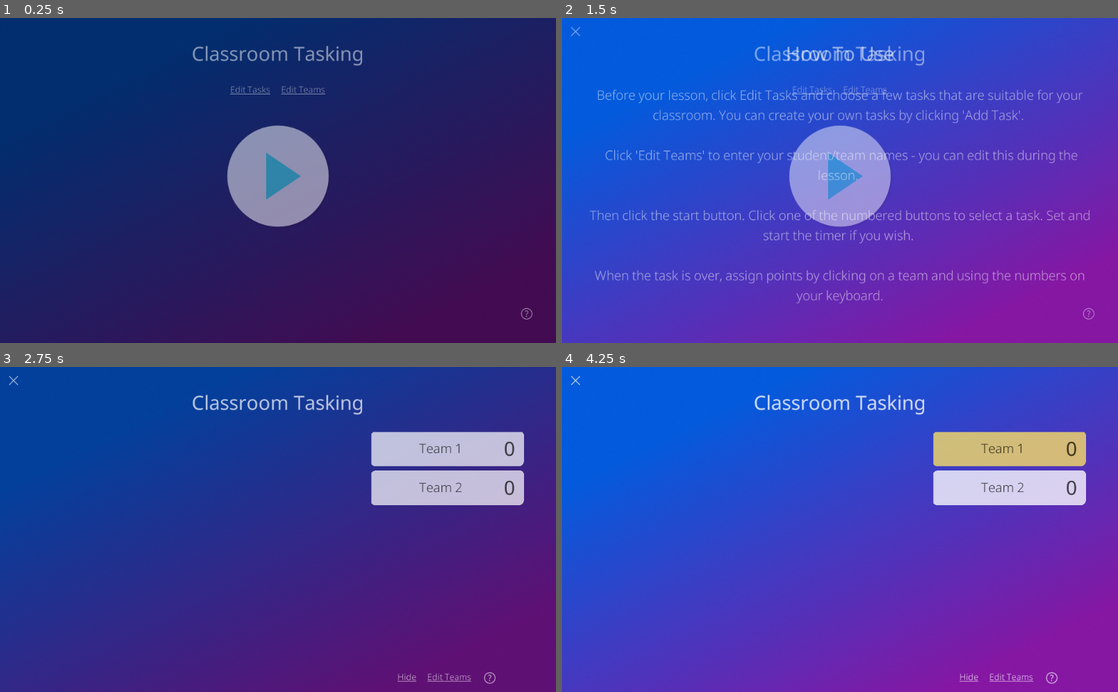
Above: before the commit, frames 1-4 (two rows, left to right).
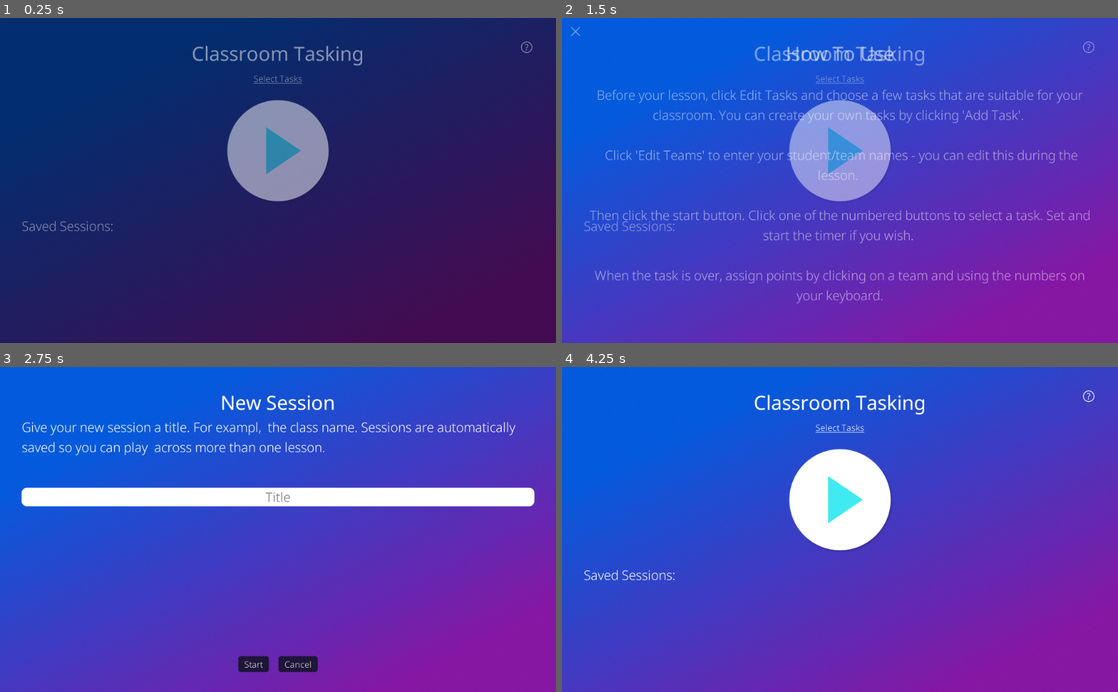
Above: after the commit, the same moments.

Repository: albaileyapps/classroom-tasking
Game: Godot game, scene res://main.tscn
The game is run twice, just before and just after one commit, with the same random seed, the same clock (stepped at 60 frames per second) and the same inputs.
Inputs (mouse positions are in pixels of both pictures, inside the frame that each line leads up to; where the layout moved, square brackets give the same spot in the first picture):
- Up to frame 1 (0.25 s): no input
- Up to frame 2 (1.5 s): click (1090, 47) [1090, 313] at 0.5 s; click (840, 151) [840, 177] at 1.25 s
- Up to frame 3 (2.75 s): click (278, 500) [278, 526] at 2 s
- Up to frame 4 (4.25 s): click (862, 662) at 2.75 s, where only the run after the commit has a clickable "Cancel"; tap Enter at 3.5 s; move the mouse to (1006, 448) at 3.52 s; hold Up (ui_up) from 3.53 s (still down); click (1006, 448) at 3.67 s

The runs differ from the first frame. In frame 1, 4.1% of the frame differs, in the area x 4-96%, y 7-93%; in frame 2, 4.0%; in frame 3, 100%, in the area x 0-100%, y 0-100%; in frame 4, 11%.

Commit message:
Save and Load Sessions Working
Can now save and load sessions. Buttons are added to main menu for each saved session. Cannot yet delete session.

Diff:
--- /dev/null
+++ b/SessionSetup.gd
@@ -0,0 +1,15 @@
+extends "res://scenes/SceneBase.gd"
+
+onready var session_title_line_edit = $CanvasLayer/Control/VBoxContainer/SessionTitleLineEdit
+
+signal start_session(p_title)
+
+
+func _on_StartButton_pressed():
+	var title = session_title_line_edit.text
+	if title.length() > 0:
+		emit_signal("start_session", title)
+
+
+func _on_CancelButton_pressed():
+	fade_out_and_remove(0.0, FADE_DURATION)
--- /dev/null
+++ b/components/SavedSessionListItem.gd
@@ -0,0 +1,23 @@
+extends HBoxContainer
+
+onready var start_session_button  = $StartSessionButton
+signal session_selected(p_id)
+signal session_deleted(p_session_item)
+
+var id: String
+var title: String
+
+# Called when the node enters the scene tree for the first time.
+func _ready():
+	start_session_button.text = title
+
+func setup(p_id, p_title):
+	id = p_id
+	title = p_title
+
+func _on_StartSessionButton_pressed():
+	emit_signal("session_selected", id)
+
+
+func _on_DeleteButton_pressed():
+	emit_signal("session_deleted", self)
--- /dev/null
+++ b/components/SavedSessionListItem.tscn
@@ -0,0 +1,32 @@
+[gd_scene load_steps=5 format=2]
+
+[ext_resource path="res://assets/img/btn-close-pressed.png" type="Texture" id=1]
+[ext_resource path="res://assets/img/btn-close.png" type="Texture" id=2]
+[ext_resource path="res://components/SavedSessionListItem.gd" type="Script" id=3]
+
+[sub_resource type="StyleBoxFlat" id=1]
+bg_color = Color( 0, 0, 0, 0.705882 )
+
+[node name="SavedSessionItem" type="HBoxContainer"]
+anchor_right = 1.0
+anchor_bottom = 1.0
+margin_bottom = -550.0
+script = ExtResource( 3 )
+
+[node name="StartSessionButton" type="Button" parent="."]
+margin_right = 970.0
+margin_bottom = 50.0
+size_flags_horizontal = 3
+custom_styles/normal = SubResource( 1 )
+text = "Title"
+
+[node name="DeleteButton" type="TextureButton" parent="."]
+margin_left = 974.0
+margin_right = 1024.0
+margin_bottom = 50.0
+texture_normal = ExtResource( 2 )
+texture_pressed = ExtResource( 1 )
+texture_hover = ExtResource( 1 )
+
+[connection signal="pressed" from="StartSessionButton" to="." method="_on_StartSessionButton_pressed"]
+[connection signal="pressed" from="DeleteButton" to="." method="_on_DeleteButton_pressed"]
--- a/components/Scoreboard.gd
+++ b/components/Scoreboard.gd
@@ -7,17 +7,12 @@
 
 const SCOREBOARD_ITEM_GROUP = "scoreboard_item_group"
 
-# Called when the node enters the scene tree for the first time.
-func _ready():
-	print("scoreboard ready")
 
 
 #call this before adding to scene
 func setup(p_teams):
-	print("scoreboard setup")
 	teams = p_teams
 	build_team_list()
-#	teams.connect("changed", self, "build_team_list")
 
 func build_team_list():
 	remove_list_items()
@@ -38,3 +33,8 @@
 	for label in team_labels:
 		label.is_selected = false
 	p_team.is_selected = !original_val
+
+func select_none():
+	var team_labels = get_tree().get_nodes_in_group(SCOREBOARD_ITEM_GROUP)
+	for label in team_labels:
+		label.is_selected = false
--- /dev/null
+++ b/globals/Utils.gd
@@ -0,0 +1,11 @@
+extends Node
+
+var rng = RandomNumberGenerator.new()
+
+# Called when the node enters the scene tree for the first time.
+func _ready():
+	rng.randomize()
+
+func id():
+	var now = String(OS.get_system_time_msecs())
+	return now + "-" + String(rng.randi_range(0, 1000000))
--- a/project.godot
+++ b/project.godot
@@ -58,6 +58,7 @@
 
 Consts="*res://globals/consts.gd"
 SoundManager="*res://globals/SoundManager.gd"
+Utils="*res://globals/Utils.gd"
 
 [display]
 
--- a/resources/session.gd
+++ b/resources/session.gd
@@ -14,6 +14,14 @@
 	tasks = p_tasks
 	teams = p_teams
 
+
+func setup():
+	tasks.setup()
+	teams.setup()
+	tasks.connect("changed", self, "save")
+	teams.connect("changed", self, "save")
+
 func save():
+	print("saving session")
 	last_saved = OS.get_system_time_msecs()
-	var error = ResourceSaver.save(Consts.SESSION_SAVE_PATH + id + ".tres", self)
+	var error = ResourceSaver.save(Consts.SESSION_SAVE_FILE % id, self)
--- a/resources/tasks.gd
+++ b/resources/tasks.gd
@@ -15,7 +15,6 @@
 
 func setup():
 	for task in list:
-		print("connecting task signal")
 		task.connect("changed", self, "emit_changed")
 	list.sort_custom(CustomSorterTask, "sort")
 
@@ -28,9 +27,10 @@
 	list.erase(p_task)
 	emit_changed()
 
-func get_duplicate() -> Tasks:
+func duplicate_selected() -> Tasks:
 	var duplicate_tasks = self.duplicate(false)
 	duplicate_tasks.list = []
 	for task in list:
-		duplicate_tasks.add_task(task.duplicate())
+		if task.is_selected:
+			duplicate_tasks.add_task(task.duplicate())
 	return duplicate_tasks
--- a/resources/teams.gd
+++ b/resources/teams.gd
@@ -11,6 +11,9 @@
 
 # Called when the node enters the scene tree for the first time.
 func _init():
+	pass
+
+func setup():
 	for team in list:
 		print("connecting team signal")
 		team.connect("changed", self, "emit_changed")
--- a/scenes/EditTasks.gd
+++ b/scenes/EditTasks.gd
@@ -45,7 +45,6 @@
 	var task = Task.new(id, "Title", "Description", [], false)
 	tasks.add_task(task)
 	edit_task(task, 0.2)
-#	get_node("%ScrollContainer").scroll_vertical = get_node("%ScrollContainer").get_v_scrollbar().max_value
 
 
 func edit_task(p_task, p_delay):
--- a/scenes/GameScene.gd
+++ b/scenes/GameScene.gd
@@ -2,6 +2,7 @@
 
 onready var show_hide_scores_button = $CanvasLayer/Control/HBoxContainer2/HBoxContainer/ShowHideScoresButton
 onready var scoreboard = $CanvasLayer/Control/VBoxContainer/HBoxContainer/Scoreboard
+onready var title_label = $CanvasLayer/Control/VBoxContainer/TitleLabel
 
 var session: Session
 
@@ -20,6 +21,7 @@
 			selected_tasks.append(task)
 	setup_button_grid(selected_tasks)
 	scoreboard.setup(session.teams)
+	title_label.text = session.title
 
 #call this before adding to scene
 func setup(p_session):
@@ -54,6 +56,7 @@
 
 func _on_EditTeamsButton_pressed():
 	SoundManager.play(SoundManager.CLICK)
+	scoreboard.select_none()
 	var scene = load("res://scenes/EditTeams.tscn").instance()
 	scene.setup(session.teams)
 	scene.connect("remove_scene", self, "remove_edit_scene", [scene])
--- a/scenes/GameScene.tscn
+++ b/scenes/GameScene.tscn
@@ -21,7 +21,7 @@
 margin_bottom = -60.0
 custom_constants/separation = 30
 
-[node name="Label" type="Label" parent="CanvasLayer/Control/VBoxContainer" index="0"]
+[node name="TitleLabel" type="Label" parent="CanvasLayer/Control/VBoxContainer" index="0"]
 margin_right = 944.0
 margin_bottom = 50.0
 custom_fonts/font = ExtResource( 6 )
--- a/scenes/MainMenu.gd
+++ b/scenes/MainMenu.gd
@@ -1,12 +1,15 @@
 extends "res://scenes/SceneBase.gd"
 
 var tasks_default = preload("res://resources/tasks_default.tres")
+onready var saved_session_list = $CanvasLayer/Control/VBoxContainer/ScrollContainer/SavedSessionList
+var saved_session_list_item = preload("res://components/SavedSessionListItem.tscn")
 
 # Called when the node enters the scene tree for the first time.
 func _ready():
 	load_saved_defaults()
 	tasks_default.setup()
 	tasks_default.connect("changed", self, "_on_tasks_default_changed")
+	load_saved_sessions()
 
 func _on_tasks_default_changed():
 	var error = ResourceSaver.save(Consts.TASKS_SAVED_DEFAULTS, tasks_default)
@@ -20,25 +23,25 @@
 	fade(0.0, 0.0, FADE_DURATION)
 	add_child_scene(scene, FADE_DURATION, FADE_DURATION)
 
-func _on_EditTeamsButton_pressed():
-#	SoundManager.play(SoundManager.CLICK)
-#	var scene = load("res://scenes/EditTeams.tscn")
-#	scene.setup(teams_default)
-#	scene.connect("remove_scene", self, "remove_child_and_fade_in", [scene])
-#	fade(0.0, 0.0, FADE_DURATION)
-#	add_child_scene(scene, FADE_DURATION, FADE_DURATION)
-	pass
-
 func _on_StartButton_pressed():
 	SoundManager.play(SoundManager.CLICK)
+	var session_setup = load("res://scenes/SessionSetup.tscn").instance()
+	session_setup.connect("start_session", self, "create_session")
+	add_child_scene(session_setup, 0.0, FADE_DURATION)
+
+func create_session(p_title):
+	var session = Session.new(Utils.id(), p_title, 0, tasks_default.duplicate_selected(), Teams.new())
+	session.setup()
+	session.save()
+	start_game_scene(session)
+
+
+func start_game_scene(p_session):
 	var scene = load("res://scenes/GameScene.tscn").instance()
-	var id = RandomNumberGenerator.new().randi_range(0, 10000000)
-	var session = Session.new(String(id), "new session", 0, tasks_default.get_duplicate(), Teams.new())
-	scene.setup(session)
+	scene.setup(p_session)
 	scene.connect("remove_scene", self, "remove_child_and_fade_in", [scene])
 	fade(0.0, 0.0, FADE_DURATION)
 	add_child_scene(scene, FADE_DURATION, FADE_DURATION)
-	pass
 
 func _on_HelpButton_pressed():
 	SoundManager.play(SoundManager.CLICK)
@@ -50,3 +53,28 @@
 	var saved_tasks = ResourceLoader.load(Consts.TASKS_SAVED_DEFAULTS)
 	if saved_tasks is Tasks:
 		tasks_default = saved_tasks
+
+func load_saved_sessions():
+	var dir = Directory.new()
+	if dir.open(Consts.SESSION_SAVE_DIR) == OK:
+		dir.list_dir_begin()
+		var file_name = dir.get_next()
+		while file_name != "":
+			if !dir.current_is_dir() and file_name.get_extension() == "tres":
+				var session = ResourceLoader.load(Consts.SESSION_SAVE_DIR + file_name)
+				if session is Session:
+					add_saved_session_button(session)
+			file_name = dir.get_next()
+
+
+func add_saved_session_button(p_session: Session):
+	var btn = saved_session_list_item.instance()
+	btn.setup(p_session.id, p_session.title)
+	btn.connect("session_selected", self, "_on_saved_session_selected")
+	saved_session_list.add_child(btn)
+
+func _on_saved_session_selected(p_id: String):
+	var session = ResourceLoader.load(Consts.SESSION_SAVE_FILE % p_id)
+	if session is Session:
+		session.setup()
+		start_game_scene(session)
--- a/scenes/MainMenu.tscn
+++ b/scenes/MainMenu.tscn
@@ -19,7 +19,7 @@
 margin_top = 40.0
 margin_right = -40.0
 margin_bottom = -40.0
-custom_constants/separation = 30
+custom_constants/separation = 10
 
 [node name="TitleLabel" type="Label" parent="CanvasLayer/Control/VBoxContainer" index="0"]
 margin_right = 944.0
@@ -30,59 +30,63 @@
 valign = 1
 
 [node name="HBoxContainer" type="HBoxContainer" parent="CanvasLayer/Control/VBoxContainer" index="1"]
-margin_top = 80.0
+margin_top = 60.0
 margin_right = 944.0
-margin_bottom = 103.0
+margin_bottom = 83.0
 custom_constants/separation = 20
 alignment = 1
 
 [node name="EditTasksButton" type="LinkButton" parent="CanvasLayer/Control/VBoxContainer/HBoxContainer" index="0"]
-margin_left = 384.0
-margin_right = 458.0
+margin_left = 427.0
+margin_right = 517.0
 margin_bottom = 23.0
-text = "Edit Tasks"
-
-[node name="EditTeamsButton" type="LinkButton" parent="CanvasLayer/Control/VBoxContainer/HBoxContainer" index="1"]
-margin_left = 478.0
-margin_right = 559.0
-margin_bottom = 23.0
-text = "Edit Teams"
+text = "Select Tasks"
 
 [node name="CenterContainer" type="CenterContainer" parent="CanvasLayer/Control/VBoxContainer" index="2"]
-margin_top = 133.0
+margin_top = 93.0
 margin_right = 944.0
-margin_bottom = 372.0
+margin_bottom = 317.0
 size_flags_horizontal = 3
 size_flags_vertical = 3
 
 [node name="StartButton" type="TextureButton" parent="CanvasLayer/Control/VBoxContainer/CenterContainer" index="0"]
 margin_left = 360.0
-margin_top = 7.0
 margin_right = 584.0
-margin_bottom = 231.0
+margin_bottom = 224.0
 texture_normal = ExtResource( 6 )
 texture_pressed = ExtResource( 8 )
 texture_hover = ExtResource( 7 )
 stretch_mode = 2
 
-[node name="Spacer" type="Control" parent="CanvasLayer/Control/VBoxContainer" index="3"]
-margin_top = 402.0
+[node name="Label" type="Label" parent="CanvasLayer/Control/VBoxContainer" index="3"]
+margin_top = 327.0
 margin_right = 944.0
-margin_bottom = 462.0
-rect_min_size = Vector2( 0, 60 )
+margin_bottom = 361.0
+text = "Saved Sessions:"
+
+[node name="ScrollContainer" type="ScrollContainer" parent="CanvasLayer/Control/VBoxContainer" index="4"]
+margin_top = 371.0
+margin_right = 944.0
+margin_bottom = 520.0
+size_flags_vertical = 3
+
+[node name="SavedSessionList" type="VBoxContainer" parent="CanvasLayer/Control/VBoxContainer/ScrollContainer" index="2"]
+margin_right = 944.0
 size_flags_horizontal = 3
 
-[node name="HBoxContainer2" type="HBoxContainer" parent="CanvasLayer/Control/VBoxContainer" index="4"]
-margin_top = 492.0
-margin_right = 944.0
-margin_bottom = 520.0
+[node name="HBoxContainer2" type="HBoxContainer" parent="CanvasLayer/Control" index="1"]
+anchor_right = 1.0
+margin_left = 40.0
+margin_top = 40.0
+margin_right = -40.0
+margin_bottom = 68.0
 
-[node name="Container" type="Control" parent="CanvasLayer/Control/VBoxContainer/HBoxContainer2" index="0"]
+[node name="Container" type="Control" parent="CanvasLayer/Control/HBoxContainer2" index="0"]
 margin_right = 912.0
 margin_bottom = 28.0
 size_flags_horizontal = 3
 
-[node name="HelpButton" type="TextureButton" parent="CanvasLayer/Control/VBoxContainer/HBoxContainer2" index="1"]
+[node name="HelpButton" type="TextureButton" parent="CanvasLayer/Control/HBoxContainer2" index="1"]
 margin_left = 916.0
 margin_right = 944.0
 margin_bottom = 28.0
@@ -91,6 +95,5 @@
 texture_hover = ExtResource( 4 )
 
 [connection signal="pressed" from="CanvasLayer/Control/VBoxContainer/HBoxContainer/EditTasksButton" to="." method="_on_EditTasksButton_pressed"]
-[connection signal="pressed" from="CanvasLayer/Control/VBoxContainer/HBoxContainer/EditTeamsButton" to="." method="_on_EditTeamsButton_pressed"]
 [connection signal="pressed" from="CanvasLayer/Control/VBoxContainer/CenterContainer/StartButton" to="." method="_on_StartButton_pressed"]
-[connection signal="pressed" from="CanvasLayer/Control/VBoxContainer/HBoxContainer2/HelpButton" to="." method="_on_HelpButton_pressed"]
+[connection signal="pressed" from="CanvasLayer/Control/HBoxContainer2/HelpButton" to="." method="_on_HelpButton_pressed"]
--- /dev/null
+++ b/scenes/SessionSetup.tscn
@@ -0,0 +1,73 @@
+[gd_scene load_steps=4 format=2]
+
+[ext_resource path="res://scenes/SceneBase.tscn" type="PackedScene" id=1]
+[ext_resource path="res://SessionSetup.gd" type="Script" id=2]
+[ext_resource path="res://themes/large_font.tres" type="DynamicFont" id=3]
+
+[node name="SessionSetup" instance=ExtResource( 1 )]
+script = ExtResource( 2 )
+
+[node name="VBoxContainer" type="VBoxContainer" parent="CanvasLayer/Control" index="0"]
+anchor_right = 1.0
+anchor_bottom = 1.0
+margin_left = 40.0
+margin_top = 40.0
+margin_right = -40.0
+margin_bottom = -40.0
+alignment = 1
+
+[node name="SceneTitleLabel" type="Label" parent="CanvasLayer/Control/VBoxContainer" index="0"]
+margin_right = 944.0
+margin_bottom = 50.0
+custom_fonts/font = ExtResource( 3 )
+text = "New Session"
+align = 1
+valign = 1
+
+[node name="ExplanationLabel" type="Label" parent="CanvasLayer/Control/VBoxContainer" index="1"]
+margin_top = 54.0
+margin_right = 944.0
+margin_bottom = 125.0
+text = "Give your new session a title. For exampl,  the class name. Sessions are automatically saved so you can play  across more than one lesson."
+autowrap = true
+
+[node name="Spacer" type="Control" parent="CanvasLayer/Control/VBoxContainer" index="2"]
+margin_top = 129.0
+margin_right = 944.0
+margin_bottom = 179.0
+rect_min_size = Vector2( 0, 50 )
+
+[node name="SessionTitleLineEdit" type="LineEdit" parent="CanvasLayer/Control/VBoxContainer" index="3"]
+margin_top = 183.0
+margin_right = 944.0
+margin_bottom = 217.0
+align = 1
+placeholder_text = "Title"
+
+[node name="Spacer2" type="Control" parent="CanvasLayer/Control/VBoxContainer" index="4"]
+margin_top = 221.0
+margin_right = 944.0
+margin_bottom = 493.0
+size_flags_vertical = 3
+
+[node name="HBoxContainer" type="HBoxContainer" parent="CanvasLayer/Control/VBoxContainer" index="5"]
+margin_top = 497.0
+margin_right = 944.0
+margin_bottom = 520.0
+custom_constants/separation = 40
+alignment = 1
+
+[node name="StartButton" type="Button" parent="CanvasLayer/Control/VBoxContainer/HBoxContainer" index="0"]
+margin_left = 410.0
+margin_right = 444.0
+margin_bottom = 23.0
+text = "Start"
+
+[node name="CancelButton" type="Button" parent="CanvasLayer/Control/VBoxContainer/HBoxContainer" index="1"]
+margin_left = 484.0
+margin_right = 534.0
+margin_bottom = 23.0
+text = "Cancel"
+
+[connection signal="pressed" from="CanvasLayer/Control/VBoxContainer/HBoxContainer/StartButton" to="." method="_on_StartButton_pressed"]
+[connection signal="pressed" from="CanvasLayer/Control/VBoxContainer/HBoxContainer/CancelButton" to="." method="_on_CancelButton_pressed"]
